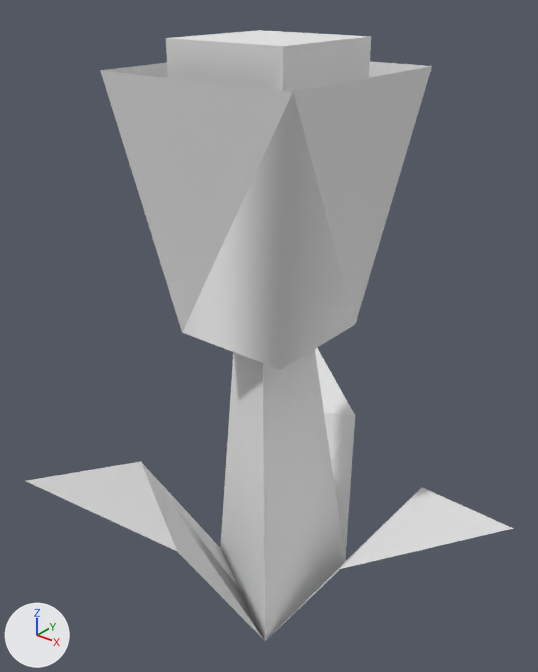
The OBJ model DynamicLab/Assets/Nature Kit/Models/OBJ format/flower_purpleA.obj: old version first, new version second.
One viewpoint serves both versions: a 50 mm camera at (0.167, -0.214, 0.262) aimed at (0.003, -0.009, 0.135). The axes (+X, +Y, +Z) are drawn at lower left. The lights are the same throughout. The picture after the commit comes second. Where no turn or scale is listed for an object, it has been applied to the vertices.

Objects in the first picture: 'flower_purpleA'.
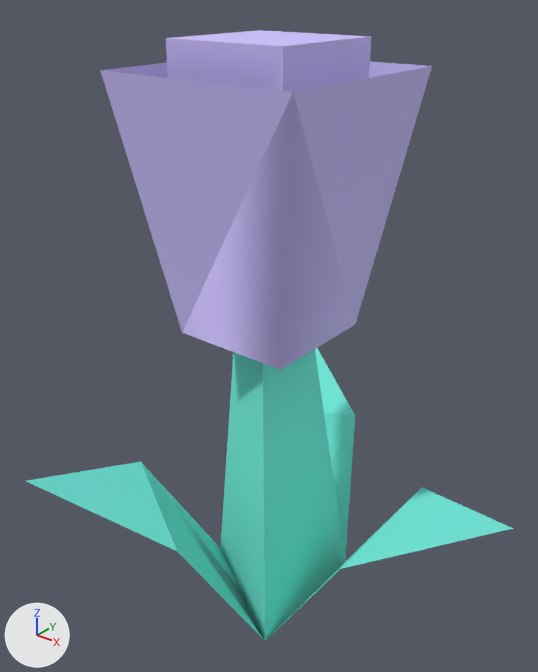
Changed parts and their boxes [x1, y1, x2, y2] in the pictures (538 x 672 px):
'flower_purpleA', recoloured: [26, 30, 513, 641] in both

The edits, one by one:
Material 'grass' (mat_grass) changes colour from white #e7e7e7 to cyan #73eddd; in linear values from (0.8, 0.8, 0.8) to (0.173, 0.847, 0.722).
Material 'colorPurple' (mat_colorpurple) changes colour from white #e7e7e7 to blue #cfc2ff; in linear values from (0.8, 0.8, 0.8) to (0.624, 0.537, 1.0).
